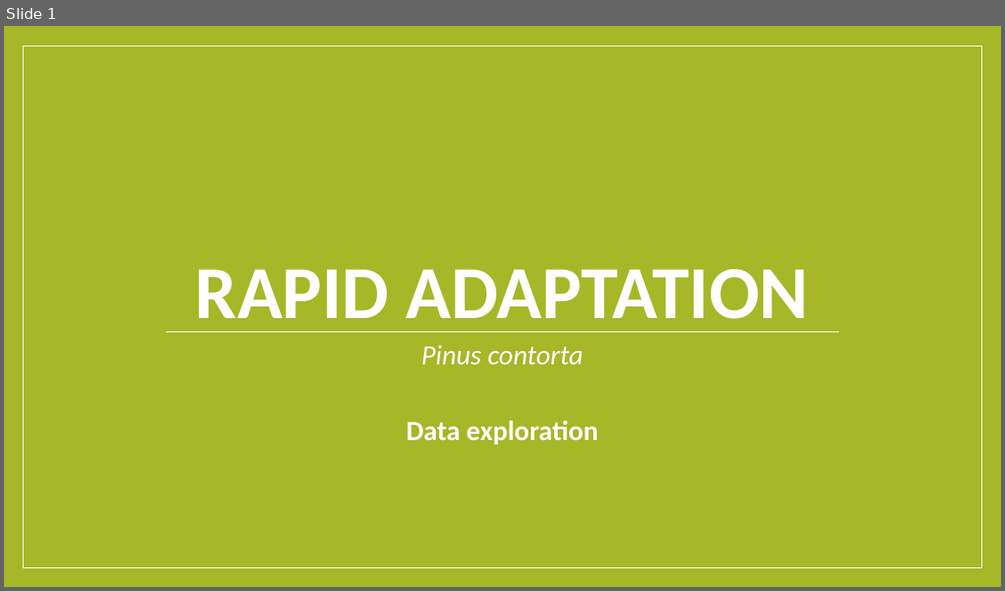
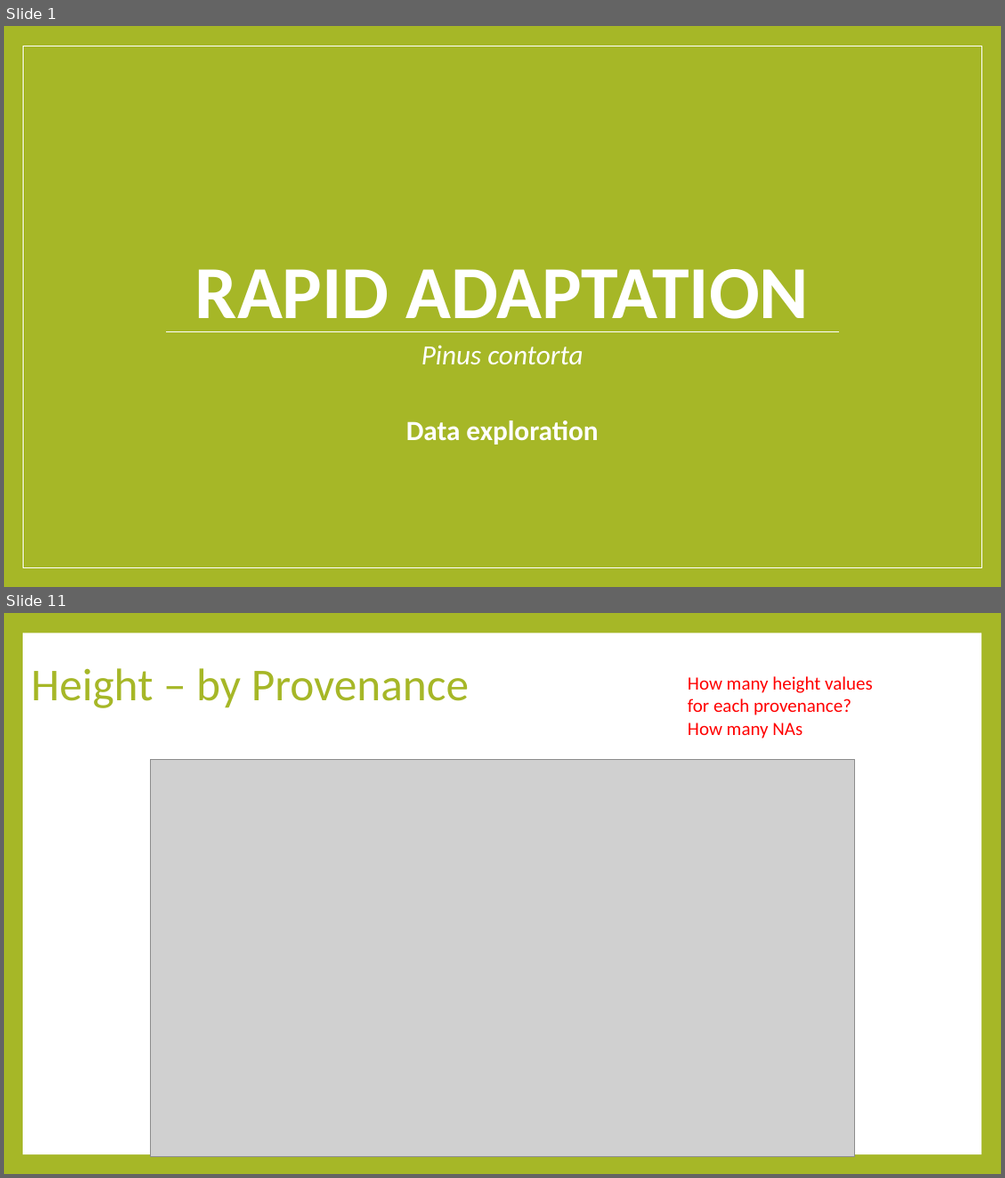
Before and after one commit to luisasenecio/RapidAdaptation, a slide deck: RapidAdaptation_DataExploration.pptx. Shown one above the other, each under a label of ours: slide 1 before the commit, slides 1 and 11 after it; the slides between them are not shown. The pictures are 1005x591 and 1005x1178 pixels, drawn with LibreOffice and Linux fonts; fonts in the diff are those of the drawing; grey boxes stand for pictures. Boxes give left, top, right and bottom in pixels: in the first picture for what was removed or moved away, otherwise in the second. Text is boxed around its words. In the diff, an @@ line names an element or a change of style, - is before the commit and + after.

```diff
--- a/RapidAdaptation_DataExploration.pptx
+++ b/RapidAdaptation_DataExploration.pptx
@@ slide 11 added at [4,613,1001,1174], background #A6B727 @@
@@ rectangle added at [23,633,981,1154], fill #FFFFFF @@
@@ title added at [31,668,469,708], 44 pt, text #A6B727 @@
+Height – by Provenance
@@ text added at [688,676,873,738], 18 pt, text #FF0000 @@
+How many height values for each provenance?
+How many NAs
@@ picture added at [150,760,855,1157] @@
```
Also in this commit, not shown: 1 slide changed, 13 other slides added, 2 slides removed, 17 other files.
